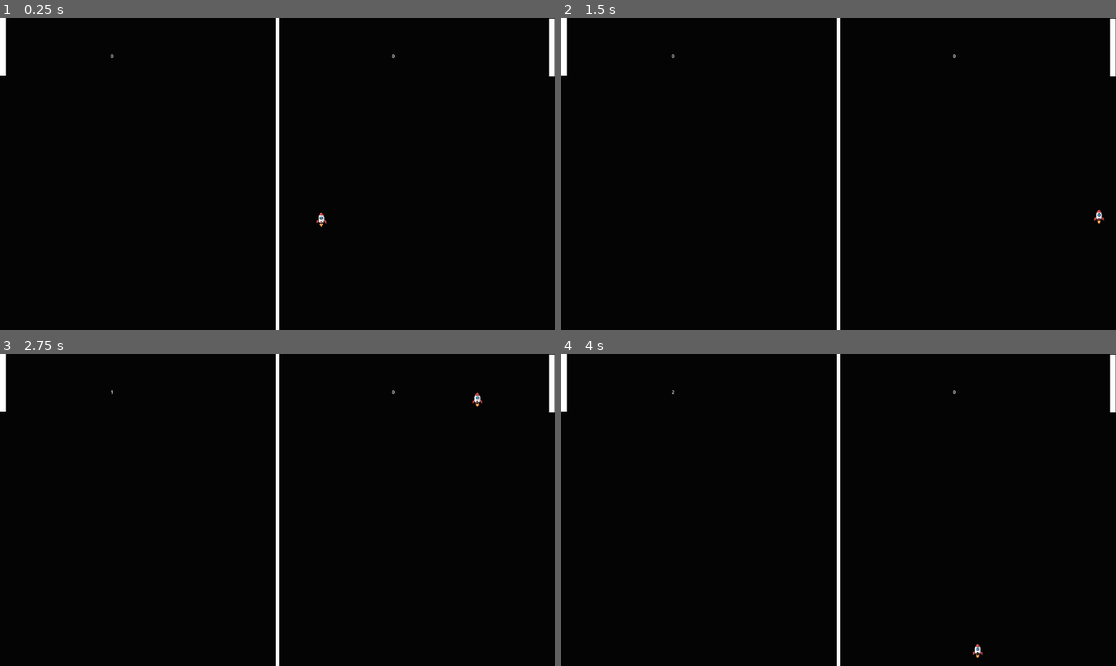
Above: before the commit, frames 1-4 (two rows, left to right).
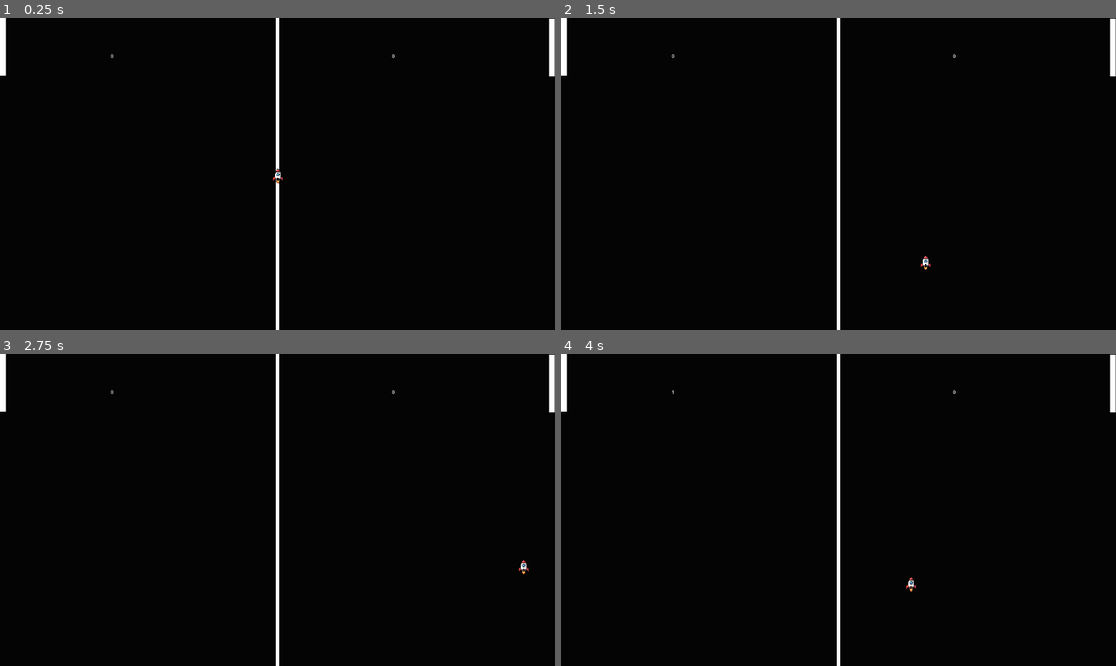
Above: after the commit, the same moments.

Repository: shaka9527/pinball
Game: Godot game, scene res://background/background.tscn
Same seed, same stepped clock (60 frames per second), same inputs: the game is played once before the commit and once after it.
Inputs:
- Up to frame 1 (0.25 s): no input
- Up to frame 2 (1.5 s): tap Enter (ui_accept) at 0.5, 0.6, 0.77, 1.07, 1.25, 1.35 s
- Up to frame 3 (2.75 s): tap Enter (ui_accept) at 1.52, 1.82, 2.1 s
- Up to frame 4 (4 s): tap Enter (ui_accept) at 2.85, 3.02, 3.32, 3.6, 3.77 s

The runs differ from the first frame. In frame 1, less than 0.1% of the frame differs, in the area x 49-59%, y 48-68%; in frame 2, less than 0.1%; in frame 3, less than 0.1%, in the area x 19-96%, y 11-71%; in frame 4, less than 0.1%.

Commit message:
添加停止按钮与调速按钮

Diff:
--- a/background/background.tscn
+++ b/background/background.tscn
@@ -1,9 +1,10 @@
-[gd_scene load_steps=7 format=3 uid="uid://ckajtl6i0b8jf"]
+[gd_scene load_steps=8 format=3 uid="uid://ckajtl6i0b8jf"]
 
 [ext_resource type="Script" uid="uid://c1mebr8mqsmeh" path="res://background/Boundary.gd" id="1_eva80"]
 [ext_resource type="PackedScene" uid="uid://by1amxyetspjs" path="res://rocket_scene/area_2d.tscn" id="2_r0sni"]
 [ext_resource type="PackedScene" uid="uid://dcgxxa7wev0aj" path="res://Score/scorePanel.tscn" id="3_r0sni"]
 [ext_resource type="PackedScene" uid="uid://bjkygya2garu0" path="res://players/player_scene.tscn" id="4_qjy44"]
+[ext_resource type="PackedScene" path="res://ui/GameUI.tscn" id="5_new_ui"]
 
 [sub_resource type="RectangleShape2D" id="RectangleShape2D_qjy44"]
 size = Vector2(5.75, 1091)
@@ -61,3 +62,7 @@
 [node name="ScorePanel" parent="." instance=ExtResource("3_r0sni")]
 
 [node name="PlayerScene" parent="." instance=ExtResource("4_qjy44")]
+
+[node name="CanvasLayer" type="CanvasLayer" parent="."]
+
+[node name="GameUI" parent="CanvasLayer" instance=ExtResource("5_new_ui")]
--- a/rocket_scene/Rocket.gd
+++ b/rocket_scene/Rocket.gd
@@ -2,7 +2,7 @@
 
 var defaultPosition:Vector2 = Vector2(0, 0)
 
-var positionMoveValue = Vector2(10, 10)
+var positionMoveValue = Vector2.ZERO
 
 # Called when the node enters the scene tree for the first time.
 func _ready() -> void:
--- /dev/null
+++ b/ui/GameUI.gd
@@ -0,0 +1,66 @@
+extends Control
+
+@onready var start_stop_button = $StartStopButton
+@onready var speed_buttons = $SpeedButtons
+@onready var half_speed_button = $SpeedButtons/HalfSpeedButton
+@onready var full_speed_button = $SpeedButtons/FullSpeedButton
+
+var is_game_running = false
+var rocket = null
+var default_speed = Vector2(10, 10)
+
+# Called when the node enters the scene tree for the first time.
+func _ready() -> void:
+	# Find the rocket node
+	rocket = get_tree().get_root().get_node("Node/Ball")
+
+	# Connect button signals
+	start_stop_button.pressed.connect(_on_start_stop_button_pressed)
+	half_speed_button.pressed.connect(_on_half_speed_button_pressed)
+	full_speed_button.pressed.connect(_on_full_speed_button_pressed)
+
+	# Initialize UI state
+	_update_ui()
+
+# Called every frame. 'delta' is the elapsed time since the previous frame.
+func _process(delta: float) -> void:
+	# Handle spacebar input
+	if Input.is_action_just_pressed("ui_accept"):
+		_on_start_stop_button_pressed()
+
+func _on_start_stop_button_pressed():
+	is_game_running = not is_game_running
+
+	if is_game_running:
+		start_stop_button.text = "Stop (Space)"
+		# Ensure rocket has a velocity
+		if rocket.positionMoveValue.length() == 0:
+			rocket.positionMoveValue = default_speed
+	else:
+		start_stop_button.text = "Start (Space)"
+		# Stop the rocket
+		rocket.positionMoveValue = Vector2.ZERO
+
+	_update_ui()
+
+func _on_half_speed_button_pressed():
+	default_speed = Vector2(5, 5)
+	if rocket:
+		rocket.positionMoveValue = default_speed
+
+func _on_full_speed_button_pressed():
+	default_speed = Vector2(10, 10)
+	if rocket:
+		rocket.positionMoveValue = default_speed
+
+func _update_ui():
+	# Show speed buttons only when game is stopped
+	speed_buttons.visible = not is_game_running
+
+	# Update button texts based on current speed
+	if default_speed == Vector2(5, 5):
+		half_speed_button.text = "Half Speed (Selected)"
+		full_speed_button.text = "Full Speed"
+	else:
+		half_speed_button.text = "Half Speed"
+		full_speed_button.text = "Full Speed (Selected)"
--- /dev/null
+++ b/ui/GameUI.tscn
@@ -0,0 +1,49 @@
+[gd_scene load_steps=2 format=3 uid="uid://new_game_ui"]
+
+[ext_resource type="Script" uid="uid://new_game_ui_script" path="res://ui/GameUI.gd" id="1"]
+
+[node name="GameUI" type="Control"]
+layout_mode = 3
+anchors_preset = 15
+anchor_right = 1.0
+anchor_bottom = 1.0
+grow_horizontal = 2
+grow_vertical = 2
+script = ExtResource("1")
+
+[node name="StartStopButton" type="Button" parent="."]
+layout_mode = 1
+anchors_preset = 1
+anchor_right = 1.0
+anchor_bottom = 1.0
+offset_left = 910.0
+offset_top = 20.0
+offset_right = 1010.0
+offset_bottom = 70.0
+size_flags_horizontal = 0
+size_flags_vertical = 0
+text = "Start (Space)"
+
+[node name="SpeedButtons" type="HBoxContainer" parent="."]
+layout_mode = 1
+anchors_preset = 1
+anchor_right = 1.0
+anchor_bottom = 1.0
+offset_left = 860.0
+offset_top = 80.0
+offset_right = 1060.0
+offset_bottom = 130.0
+size_flags_horizontal = 0
+size_flags_vertical = 0
+
+[node name="HalfSpeedButton" type="Button" parent="SpeedButtons"]
+layout_mode = 2
+size_flags_horizontal = 3
+size_flags_vertical = 3
+text = "Half Speed"
+
+[node name="FullSpeedButton" type="Button" parent="SpeedButtons"]
+layout_mode = 2
+size_flags_horizontal = 3
+size_flags_vertical = 3
+text = "Full Speed"
Not shown, added: ui/GameUI.gd.uid
